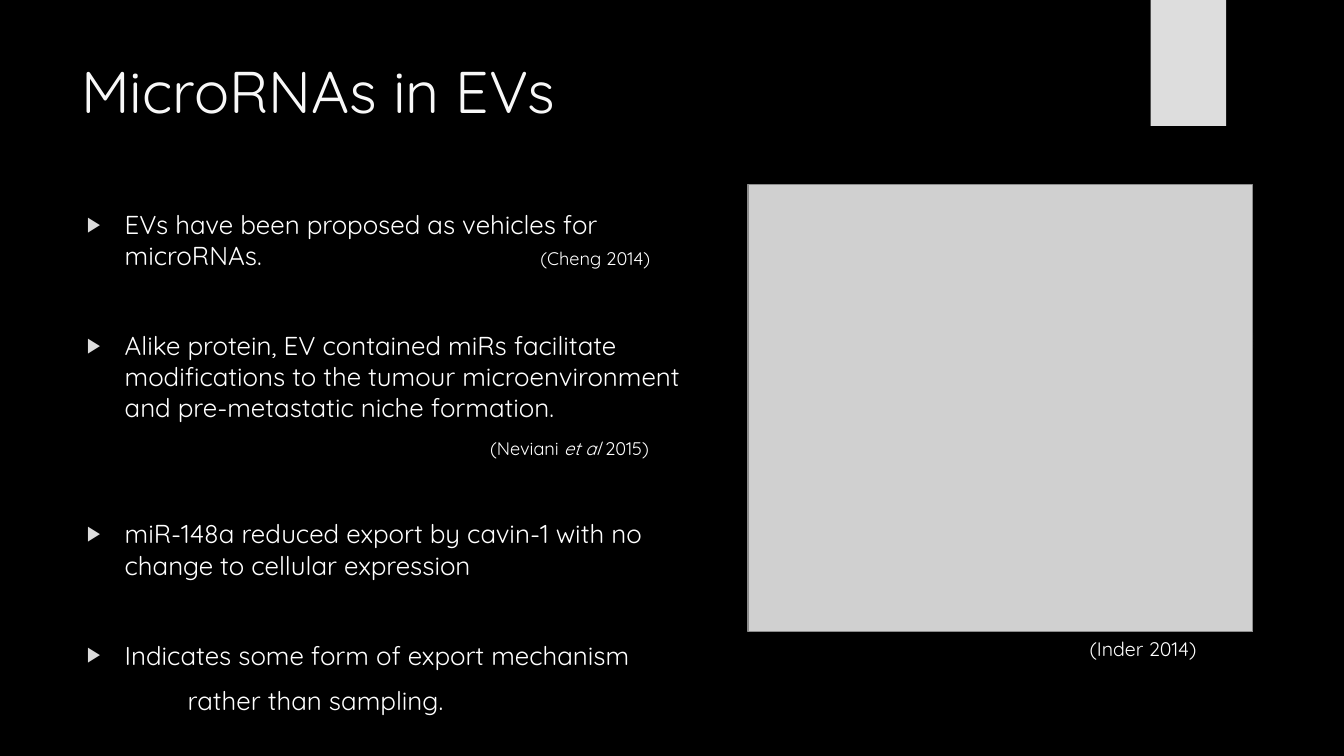
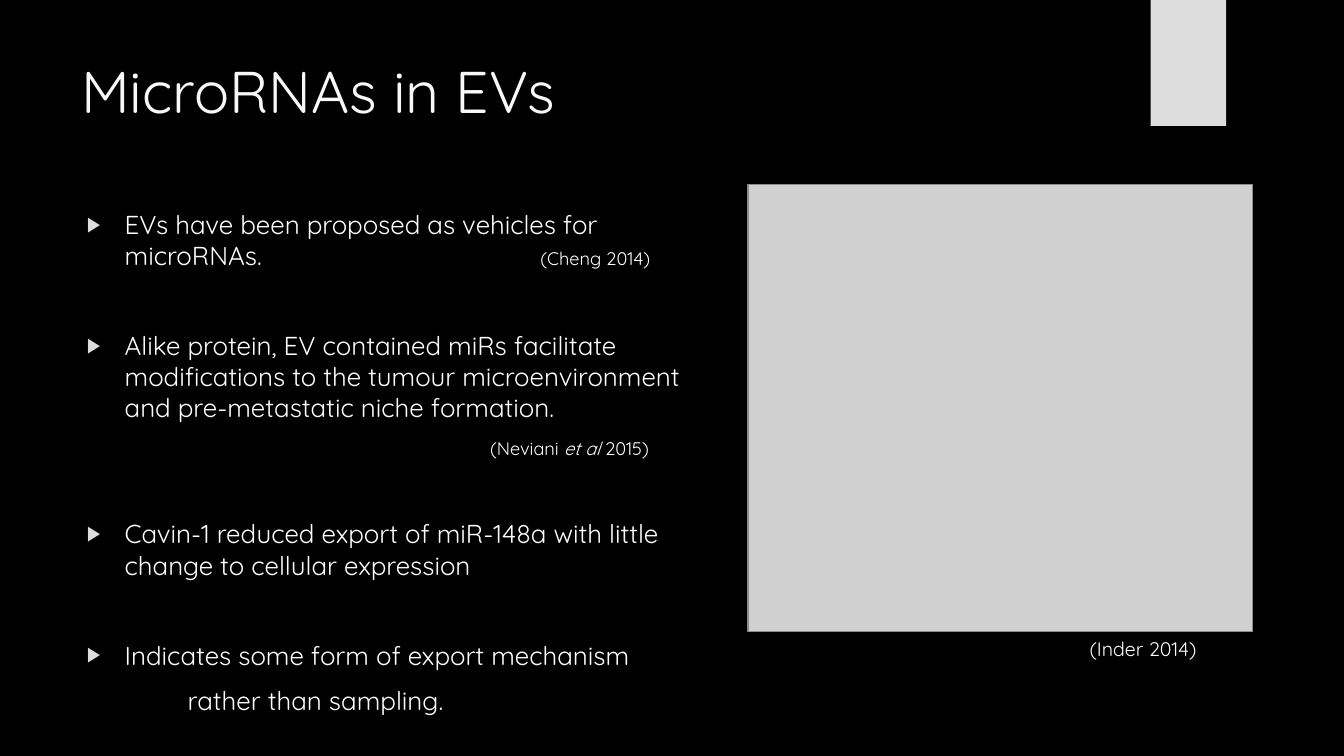
Before and after one commit to HarleyRobinson/Honours2, a slide deck: slide 7 of BackgroundInfo/CollCompBiol.pptx. Drawn at 1344x756 pixels with LibreOffice and Linux fonts; fonts in the diff are those of the drawing; grey boxes stand for pictures; background and template pictures are left out. Boxes give left, top, right and bottom in pixels: in the first picture for what was removed or moved away, otherwise in the second. Text is boxed around its words. In the diff, an @@ line names an element or a change of style, - is before the commit and + after.

```diff
--- a/BackgroundInfo/CollCompBiol.pptx
+++ b/BackgroundInfo/CollCompBiol.pptx
@@ text at (125, 524, 658, 580): text changed @@
-▶ miR-148a reduced export by cavin-1 with no change to cellular expression
+▶ Cavin-1 reduced export of miR-148a with little change to cellular expression
```
Also in this commit, not shown: 5 other slides changed.
